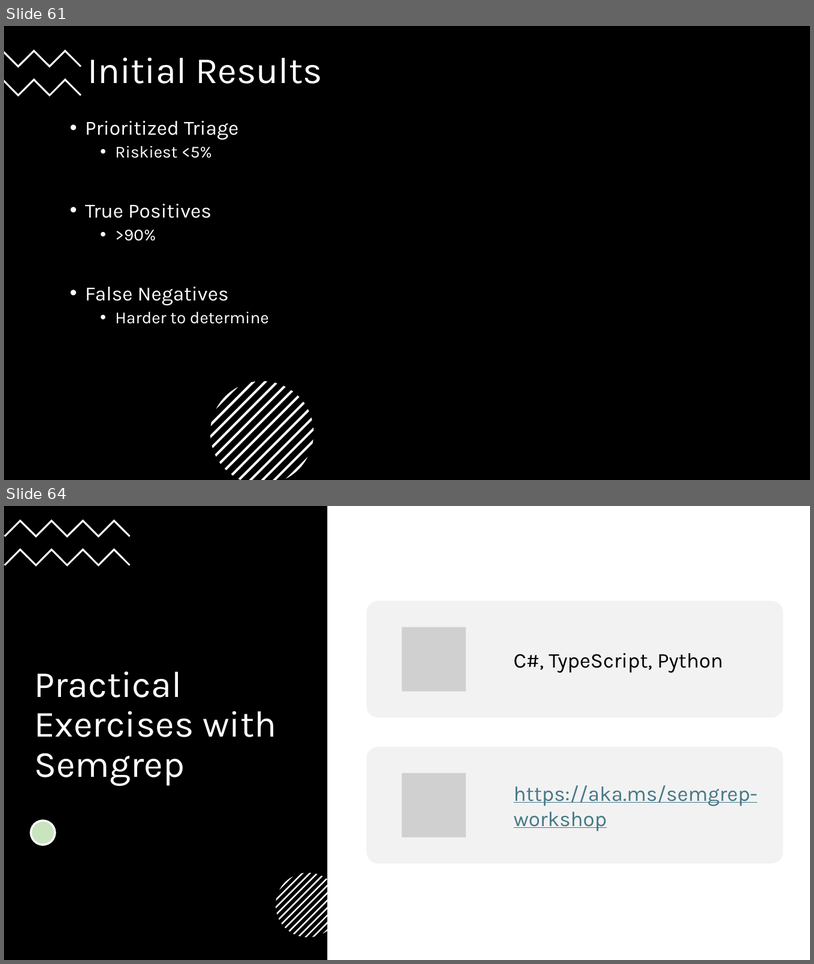
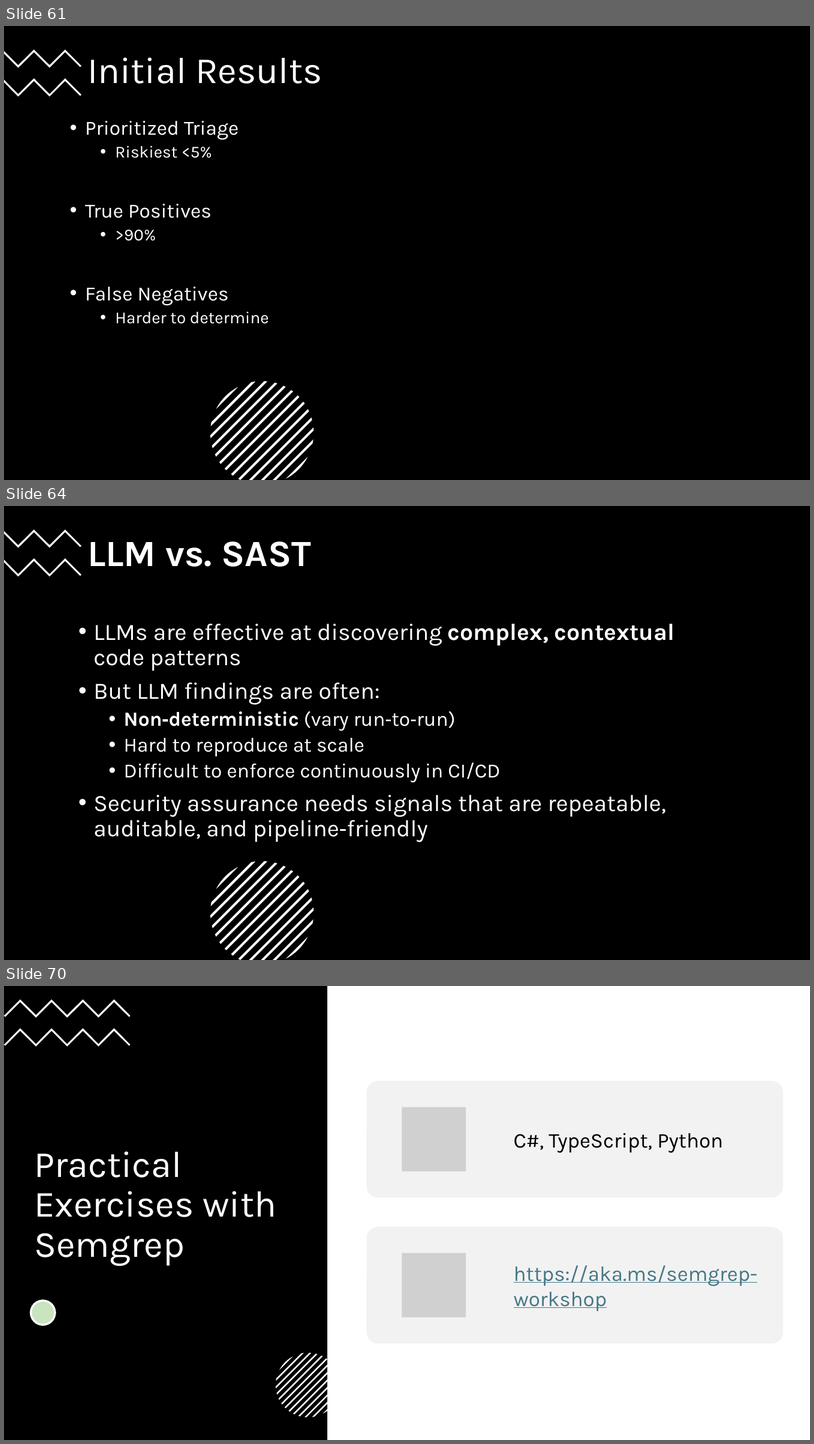
Before and after one commit to 247arjun/dc32-sast-workshop, a slide deck: BSides-Seattle-2026-Workshop.pptx. Shown one above the other, each under a label of ours: slides 61 and 64 before the commit, slides 61, 64 and 70 after it; the slides between them are not shown. The pictures are 814x964 and 814x1444 pixels, drawn with LibreOffice and Linux fonts; fonts in the diff are those of the drawing; grey boxes stand for pictures. Boxes give left, top, right and bottom in pixels: in the first picture for what was removed or moved away, otherwise in the second. Text is boxed around its words. In the diff, an @@ line names an element or a change of style, - is before the commit and + after.

Commit message:
Add 7 slides for the idea of Converting LLM Findings into Deterministic, Scalable Security Signals

```diff
--- a/BSides-Seattle-2026-Workshop.pptx
+++ b/BSides-Seattle-2026-Workshop.pptx
@@ slide 64 added at [4, 506, 810, 960], background #FFFFFF @@
@@ rectangle added at [4, 506, 810, 960], fill #000000 @@
@@ freeform shape added at [4, 529, 81, 548], fill #FFFFFF @@
@@ title added at [87, 541, 312, 567], 44 pt, text #FFFFFF, bold @@
+LLM vs. SAST
@@ freeform shape added at [4, 558, 81, 576], fill #FFFFFF @@
@@ text added at [93, 624, 675, 842], 28 pt, text #FFFFFF @@
+• LLMs are effective at discovering complex, contextual code patterns
+• But LLM findings are often:
+  • Non‑deterministic (vary run‑to‑run)
+  • Hard to reproduce at scale
+  • Difficult to enforce continuously in CI/CD
+• Security assurance needs signals that are repeatable, auditable, and pipeline‑friendly
@@ group added at [210, 861, 314, 960]: 13 freeform shapes @@
@@ what was slide 64 is now slide 70 @@
```
Also in this commit, not shown: 2 slides changed, 5 other slides added, 4 other files.
